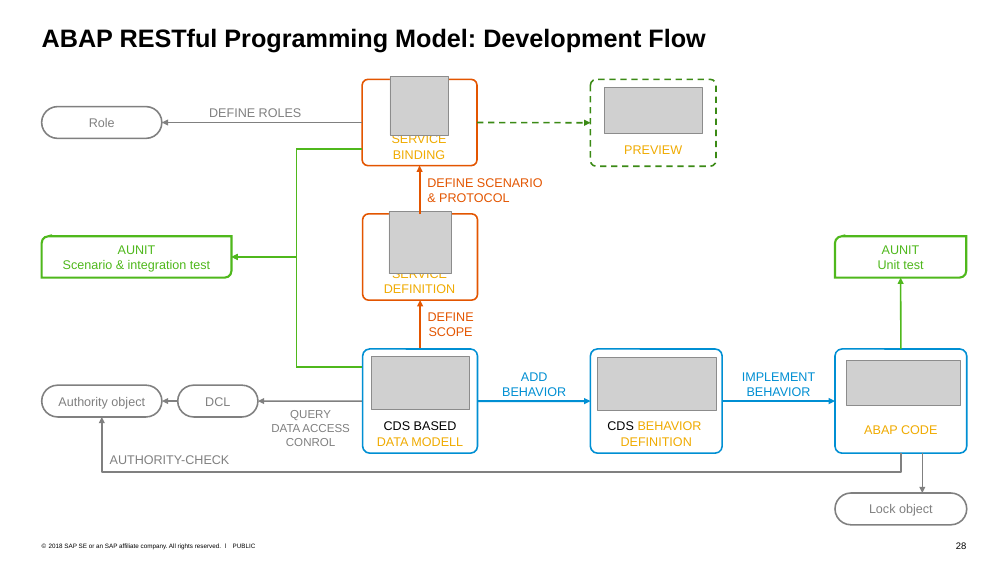
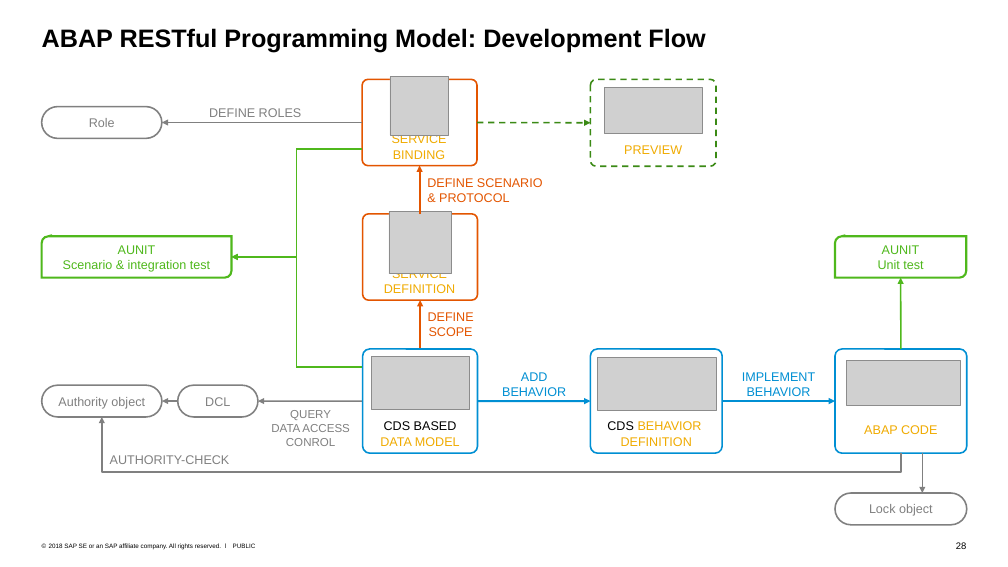
Before and after one commit to grahamrobbo/sapteched2018, a slide deck: slide 28 of slides/Mastering SAP Technologies 2018/CNA215_V10.pptx. Drawn at 1008x567 pixels with LibreOffice and Linux fonts; fonts in the diff are those of the drawing; grey boxes stand for pictures. Boxes give left, top, right and bottom in pixels: in the first picture for what was removed or moved away, otherwise in the second. Text is boxed around its words. In the diff, an @@ line names an element or a change of style, - is before the commit and + after.

Commit message:
Update CNA215_V10.pptx
Fix spelling mistake

```diff
--- a/slides/Mastering SAP Technologies 2018/CNA215_V10.pptx
+++ b/slides/Mastering SAP Technologies 2018/CNA215_V10.pptx
@@ text at (x1=380, y1=421, x2=460, y2=446): text changed @@
-CDS BASED
-DATA MODELL
+CDS BASED
+DATA MODEL
```
